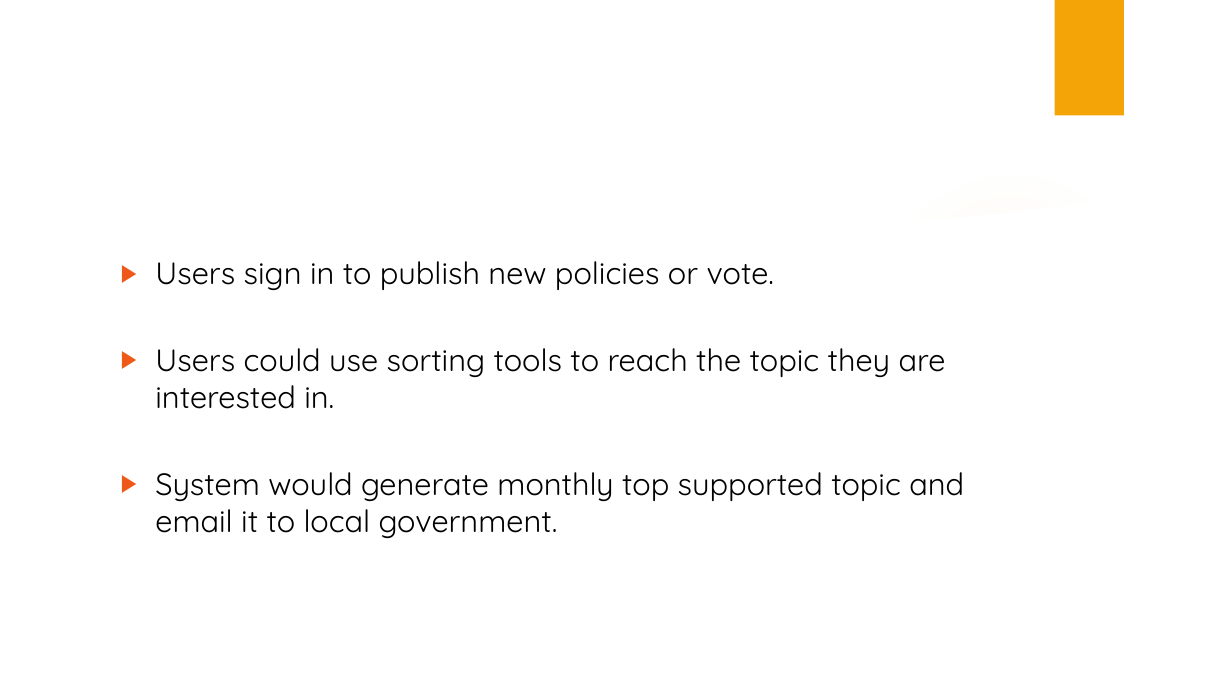
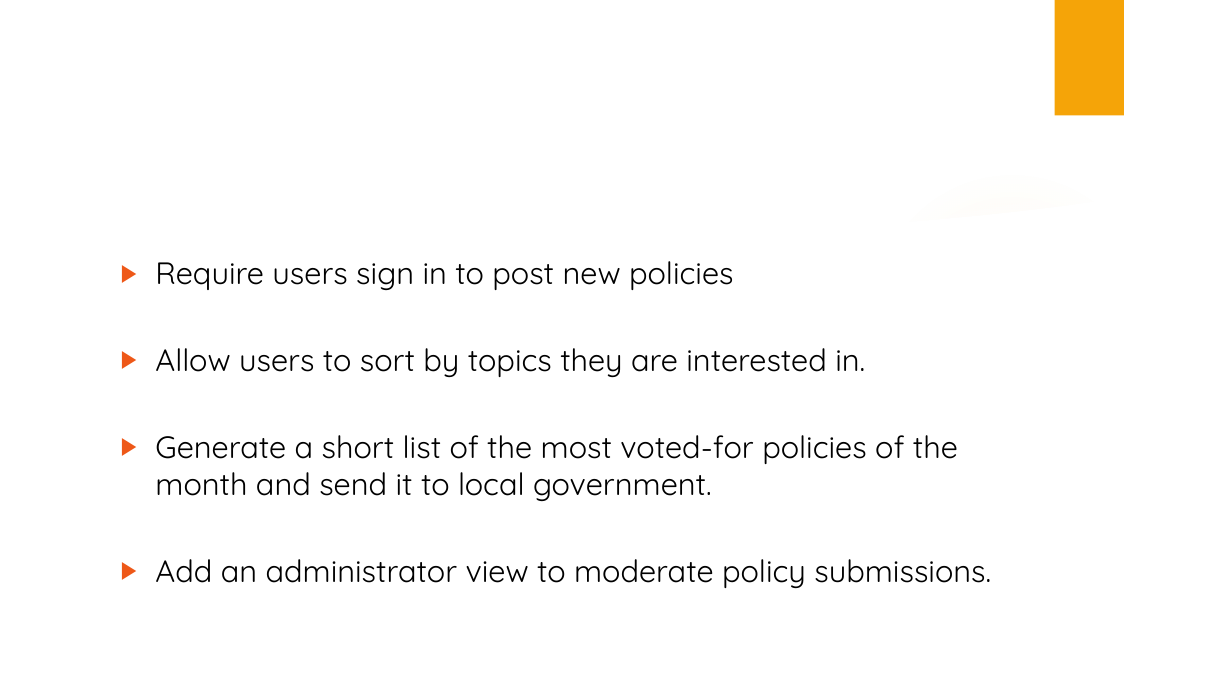
Before and after one commit to BarbaraHernandez/localvote, a slide deck: slide 7 of local-vote-ppt.pptx. Drawn at 1232x693 pixels with LibreOffice and Linux fonts; fonts in the diff are those of the drawing; background and template pictures are left out. Boxes give left, top, right and bottom in pixels: in the first picture for what was removed or moved away, otherwise in the second. Text is boxed around its words. In the diff, an @@ line names an element or a change of style, - is before the commit and + after.

```diff
--- a/local-vote-ppt.pptx
+++ b/local-vote-ppt.pptx
@@ text at box(155, 261, 991, 588): text changed @@
-▶ Users sign in to publish new policies or vote.
-▶ Users could use sorting tools to reach the topic they are interested in.
-▶ System would generate monthly top supported topic and email it to local government.
+▶ Require users sign in to post new policies
+▶ Allow users to sort by topics they are interested in.
+▶ Generate a short list of the most voted-for policies of the month and send it to local government.
+▶ Add an administrator view to moderate policy submissions.
```
Also in this commit, not shown: 3 other slides changed, 2 other files.
